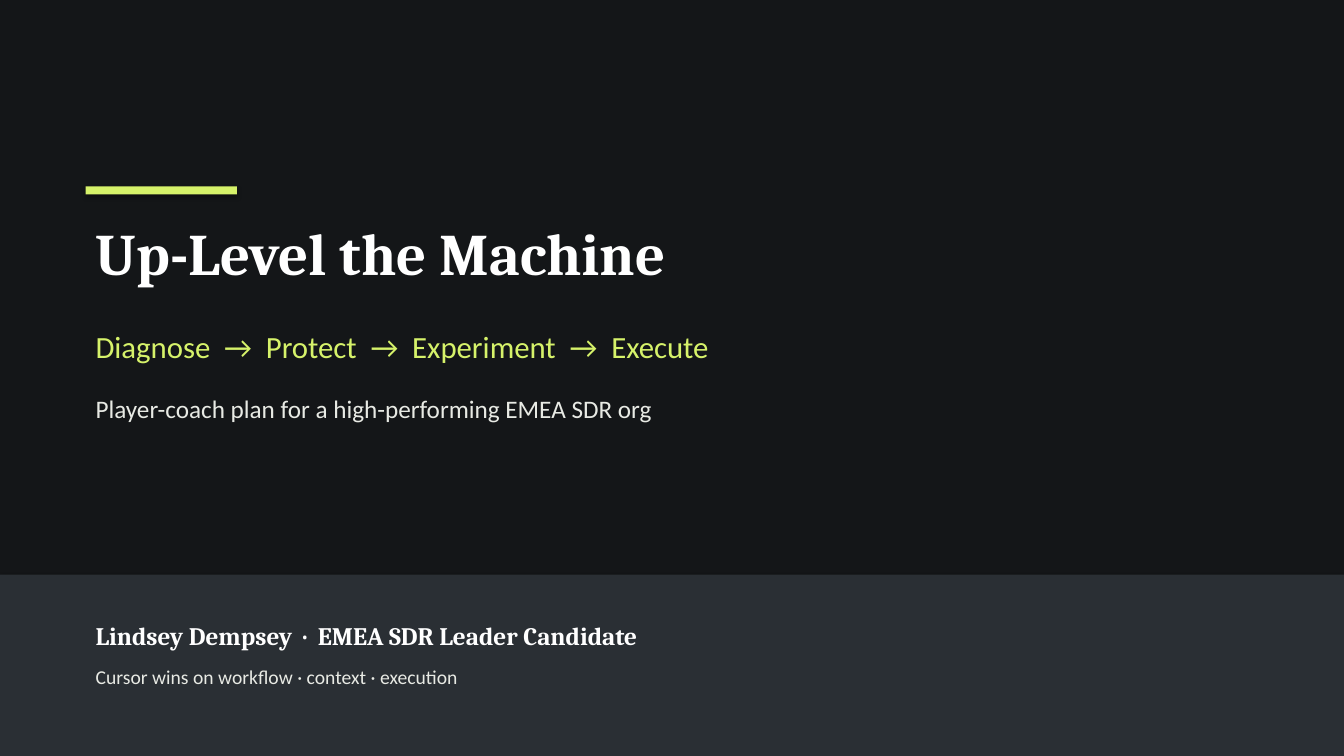
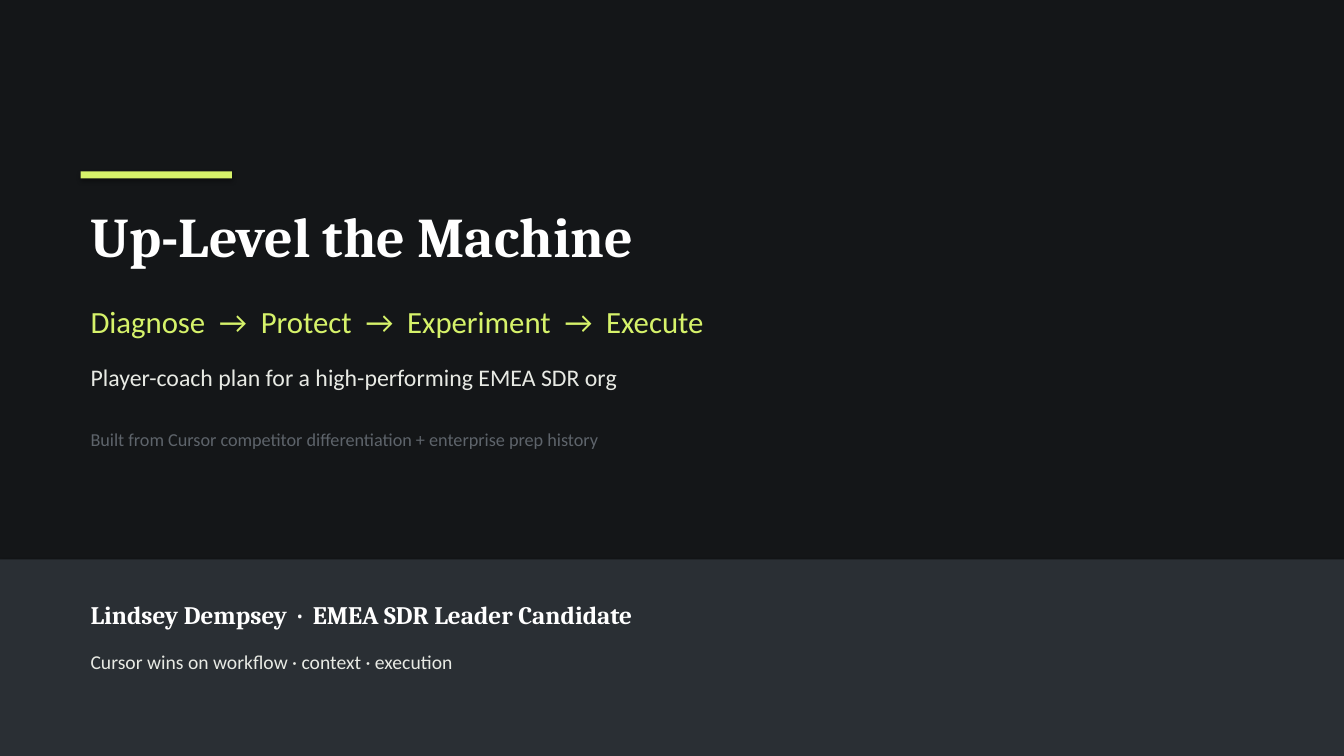
Before and after one commit to dempseli01-stack/lindsey, a slide deck: slide 1 of Lindsey_Presentation.pptx. Drawn at 1344x756 pixels with LibreOffice and Linux fonts; fonts in the diff are those of the drawing. Boxes give left, top, right and bottom in pixels: in the first picture for what was removed or moved away, otherwise in the second. Text is boxed around its words. In the diff, an @@ line names an element or a change of style, - is before the commit and + after.

```diff
--- a/Lindsey_Presentation.pptx
+++ b/Lindsey_Presentation.pptx
@@ rectangle: place and size @@
-rectangle at (86,187,237,195)
+rectangle at (81,171,232,178)
@@ text "Up-Level the Machine": place and size @@
-text "Up-Level the Machine" at (96,234,666,288)
+text "Up-Level the Machine" at (91,218,633,269)
@@ text "Up-Level the Machine" at (91,218,633,269): size 42 to 40 pt @@
@@ text "Diagnose → Protect → Experiment ...": place and size @@
-text "Diagnose → Protect → Experiment ..." at (96,337,708,364)
+text "Diagnose → Protect → Experiment ..." at (91,312,703,339)
@@ text "Player-coach plan for a high-performing ...": place and size @@
-text "Player-coach plan for a high-performing ..." at (96,400,652,423)
+text "Player-coach plan for a high-performing ..." at (91,369,617,390)
@@ text "Player-coach plan for a high-performing ..." at (91,369,617,390): size 18 to 17 pt @@
@@ text added at (91,433,598,449), 13 pt, text #5E646B @@
+Built from Cursor competitor differentiation + enterprise prep history
@@ rectangle: place and size @@
-rectangle at (0,575,1344,756)
+rectangle at (0,560,1344,756)
@@ text "Lindsey Dempsey · EMEA SDR ...": place and size @@
-text "Lindsey Dempsey · EMEA SDR ..." at (96,627,637,651)
+text "Lindsey Dempsey · EMEA SDR ..." at (91,606,632,630)
@@ text "Cursor wins on workflow · ...": place and size @@
-text "Cursor wins on workflow · ..." at (96,670,457,684)
+text "Cursor wins on workflow · ..." at (91,655,452,669)
```
Also in this commit, not shown: 20 other slides changed, 3 other files.
